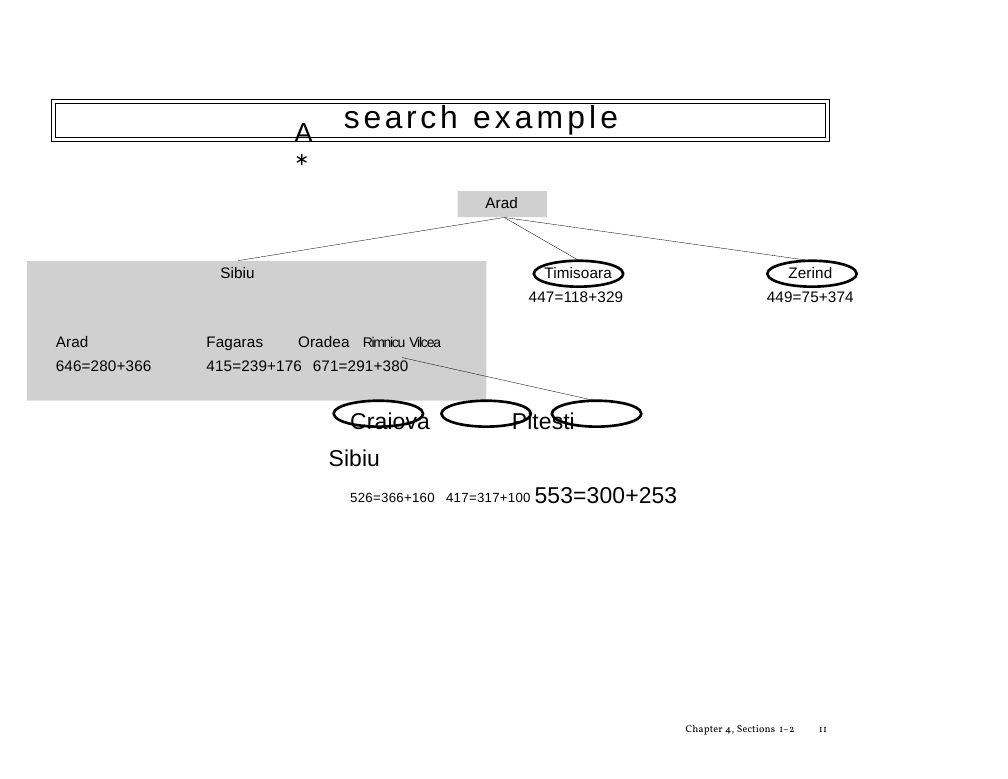
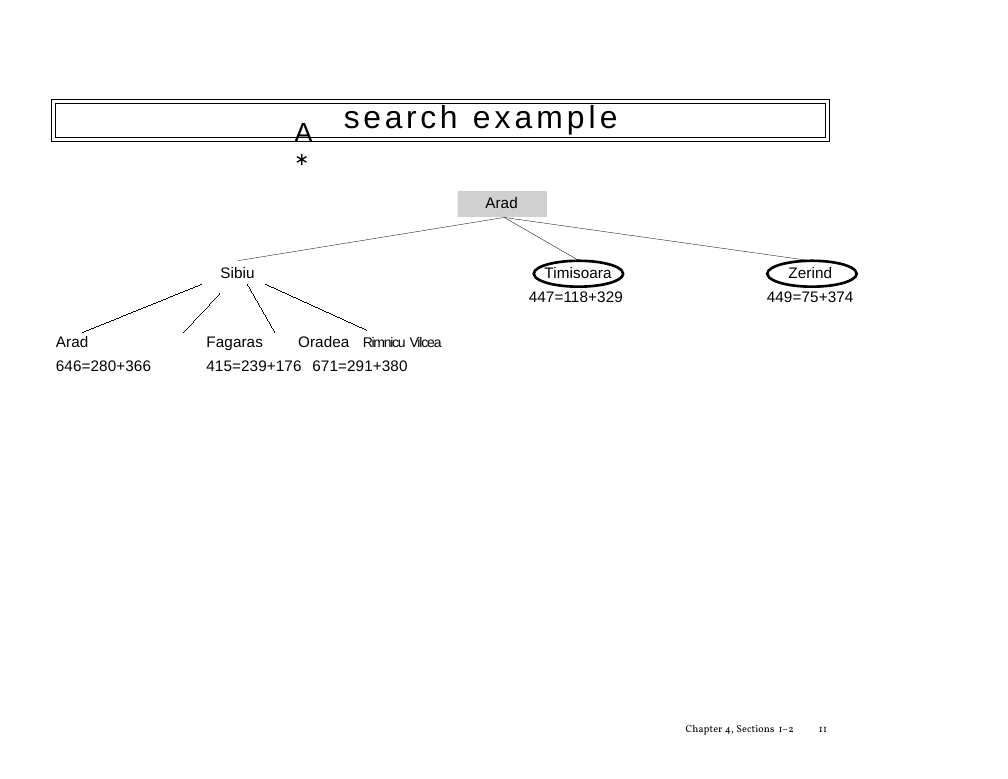
Before and after one commit to tdhock/2023-08-artificial-intelligence, a slide deck: slide 11 of slides/chapter3.2.pptx. Drawn at 1008x779 pixels with LibreOffice and Linux fonts; fonts in the diff are those of the drawing; grey boxes stand for pictures. Boxes give left, top, right and bottom in pixels: in the first picture for what was removed or moved away, otherwise in the second. Text is boxed around its words. In the diff, an @@ line names an element or a change of style, - is before the commit and + after.

```diff
--- a/slides/chapter3.2.pptx
+++ b/slides/chapter3.2.pptx
@@ text "search example" at [344,103,618,135]: letter spacing 3.3 to 3.2 pt in "example" @@
@@ picture removed at [27,261,487,400] @@
@@ freeform shape at [534,261,624,287]: outline redrawn @@
@@ line added from (82, 333) to (202, 284), #000000 0.75 pt @@
@@ line added from (183, 333) to (220, 293), #000000 0.75 pt @@
@@ line added from (275, 333) to (247, 284), #000000 0.75 pt @@
@@ line added from (266, 284) to (367, 330), #000000 0.75 pt @@
@@ text "Rimnicu Vilcea" at [363,337,442,347]: letter spacing -1 to -0.9 pt in "Vilcea" @@
@@ freeform shape removed at [402,357,597,401] @@
@@ text removed at [329,410,678,504] @@
-Craiova Pitesti Sibiu
-526=366+160 417=317+100 553=300+253
@@ freeform shape removed at [334,400,423,426] @@
@@ freeform shape removed at [442,400,531,426] @@
@@ freeform shape removed at [552,400,641,426] @@
```
Also in this commit, not shown: 17 other slides changed, 3 other files.
